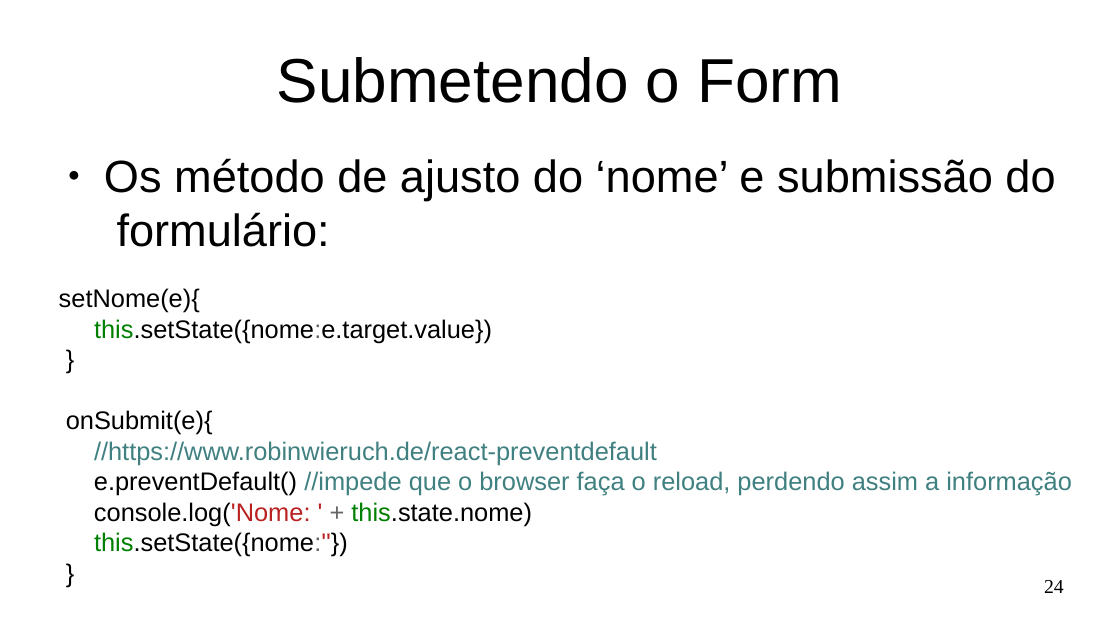
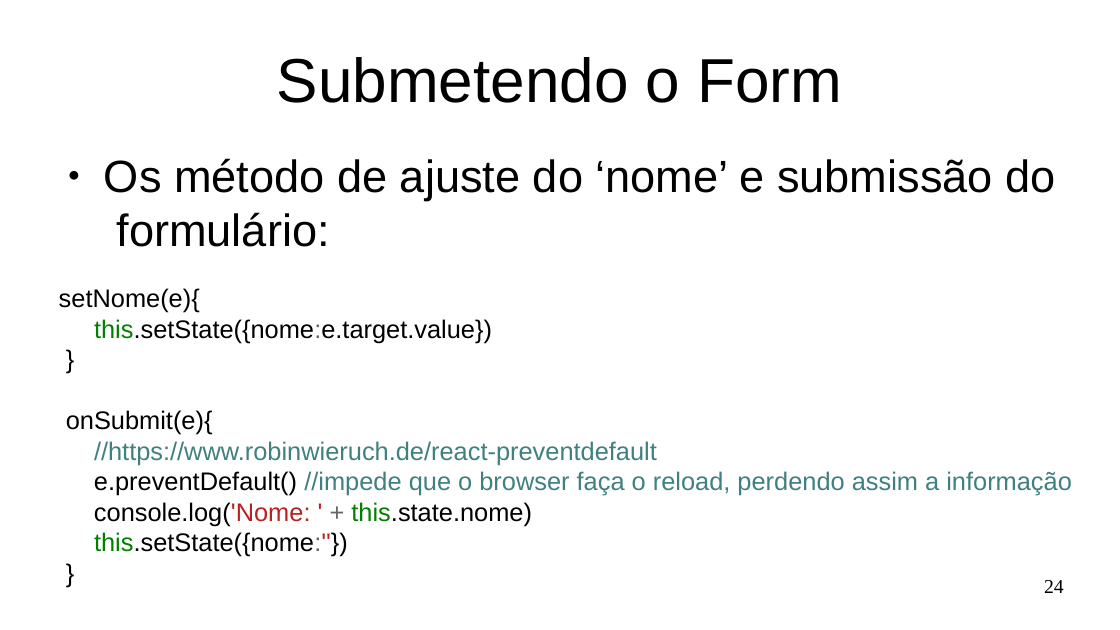
Before and after one commit to Marques-Dev/WEB_2020-1, a slide deck: slide 24 of SLIDES/aula03.odp. Drawn at 1120x630 pixels with LibreOffice and Linux fonts; fonts in the diff are those of the drawing. Boxes give left, top, right and bottom in pixels: in the first picture for what was removed or moved away, otherwise in the second. Text is boxed around its words. In the diff, an @@ line names an element or a change of style, - is before the commit and + after.

```diff
--- a/SLIDES/aula03.odp
+++ b/SLIDES/aula03.odp
@@ text at [104, 158, 1055, 247]: text changed @@
-● Os método de ajusto do ‘nome’ e submissão do formulário:
+● Os método de ajuste do ‘nome’ e submissão do formulário:
```
Also in this commit, not shown: 15 other slides changed, 9 slides added, 6 other files.
